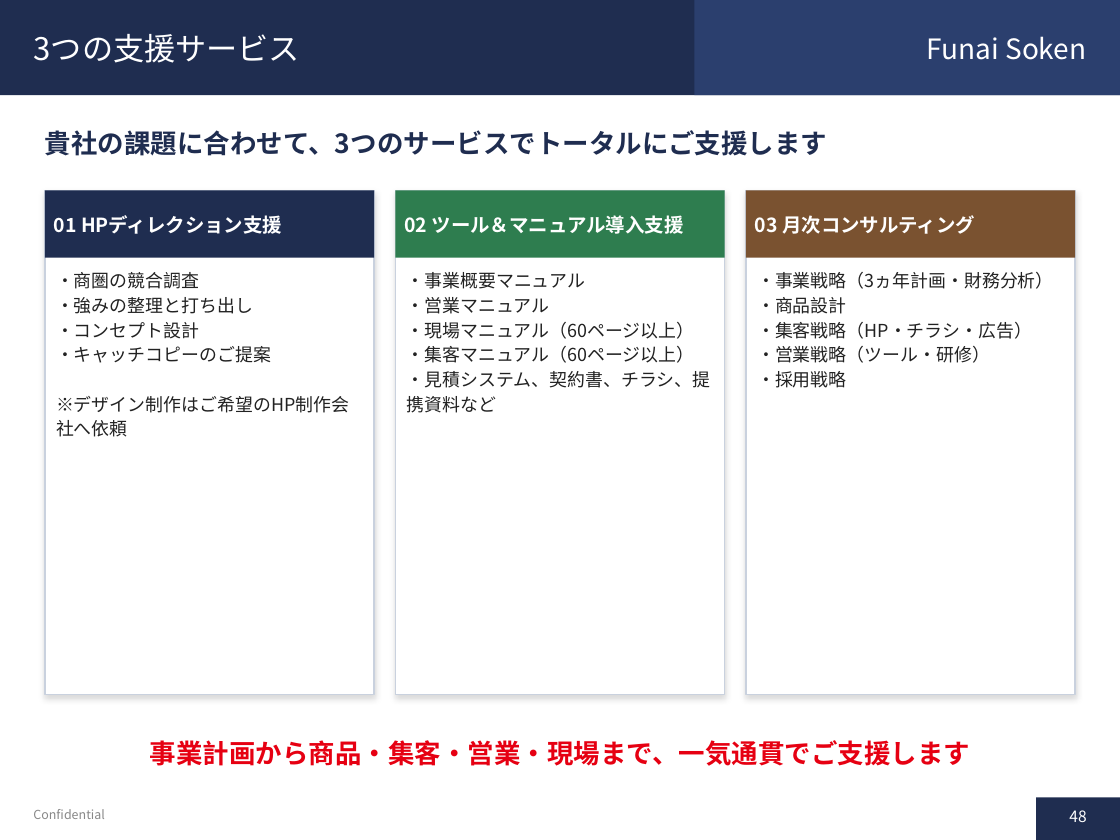
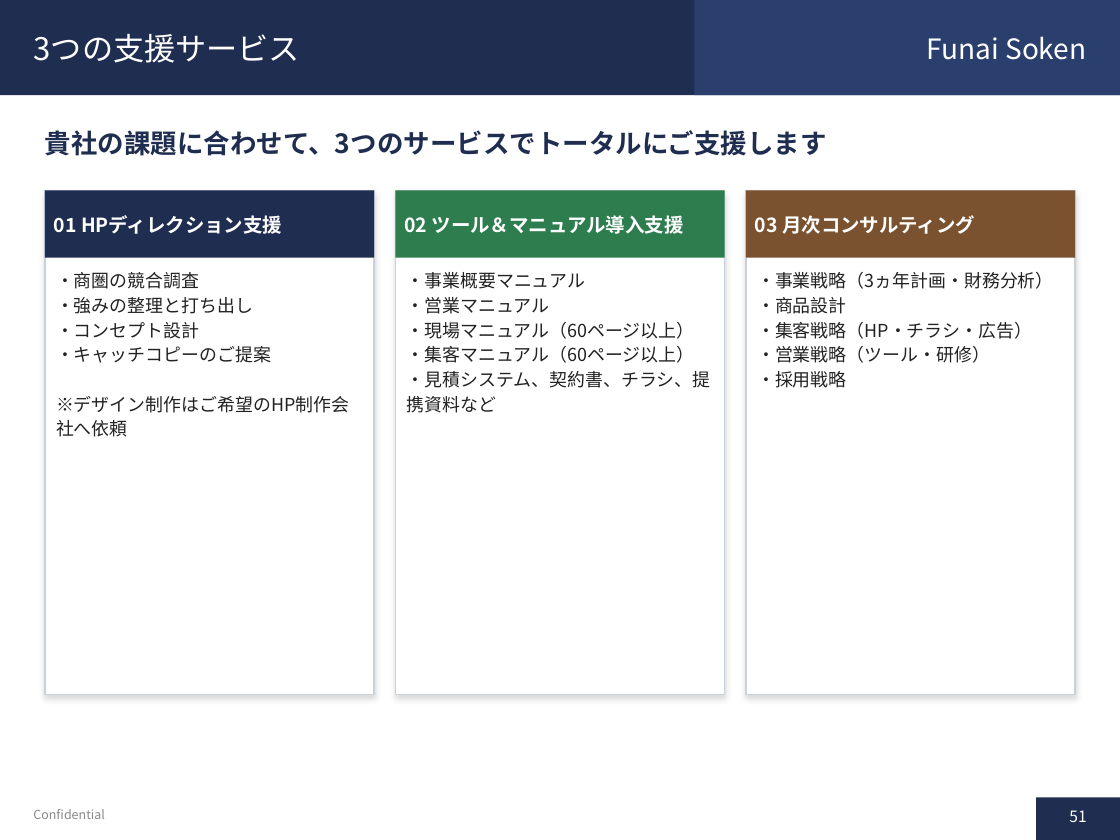
Before and after one commit to soshiro-iki-sys/-, a slide deck: slide 51 of proposals/遺品整理事業_企画書.pptx (slide 48 before the commit). Drawn at 1120x840 pixels with LibreOffice and Linux fonts; fonts in the diff are those of the drawing. Boxes give left, top, right and bottom in pixels: in the first picture for what was removed or moved away, otherwise in the second. Text is boxed around its words. In the diff, an @@ line names an element or a change of style, - is before the commit and + after.

```diff
--- a/proposals/遺品整理事業_企画書.pptx
+++ b/proposals/遺品整理事業_企画書.pptx
@@ text removed at bbox=[150, 740, 971, 766] @@
-事業計画から商品・集客・営業・現場まで、一気通貫でご支援します
@@ page number at bbox=[1069, 810, 1086, 822]: text changed @@
-48
+51
```
Also in this commit, not shown: 28 other slides changed, 6 slides added, 14 slides removed, 1 other file.
